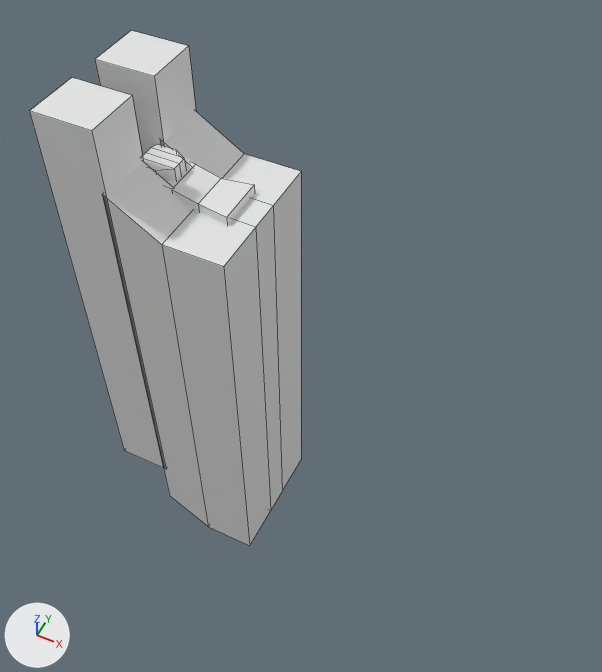
Before and after pictures for a commit that changed the FBX model Assets/Blender/Environments/01-glyph-environment.fbx.
One viewpoint serves both versions: a camera (50 mm lens) standing at (399.0, -513.0, 467.0) and looking at (125.0, 35.0, -218.0). The axes (+X, +Y, +Z) are drawn at lower left. The lights are the same throughout. The picture after the commit comes second. Mesh edges are drawn as thin lines. Vertices at exactly the same position are counted once.

The first picture shows 'GlyphEnvironmentGround.001', 'GlyphEnvironmentGroundB', 'GlyphEnvironmentSpikes'.
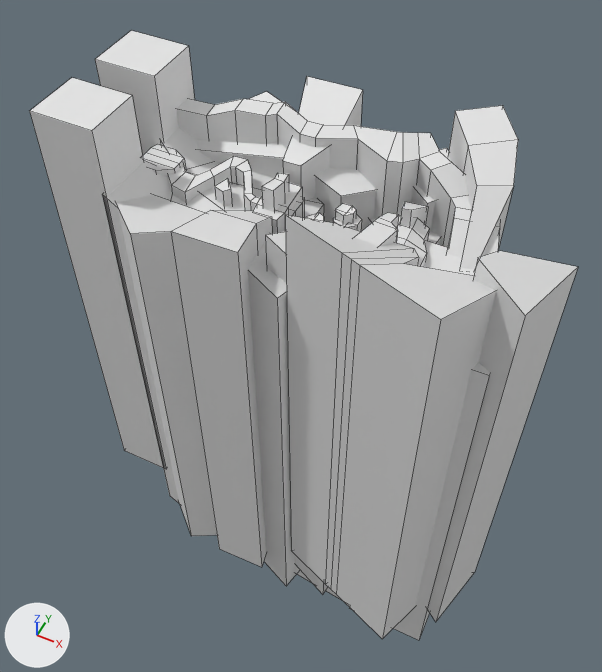
The change, as a list of edits to the scene's bpy script:
```text
Change me_cube_005:
    used by ob_glyphenvironmentspikes; location = (0.0, 0.0, 0.0)
    remove me_cube_005.from_pydata(...)  # 40 vertices, 34 faces; spans x -73.0..105.0, y -75.0..75.0, z -529.0..74.0
    add me_cube_005.from_pydata(...)  # 204 vertices, 168 faces; spans x -73.0..380.0, y -157.0..157.0, z -600.0..86.0
    me_cube_005 part 1
    12 vertices move from x 42.0..105.0, y -75.0..75.0, z -529.0..-29.0 to x 15.0..146.0, y -72.0..72.0, z -529.0..-11.0
    82 vertices are added at x -48.0..380.0, y -157.0..157.0, z -600.0..-414.0
    82 new vertices lie (0.0, 0.0, 500.0) away from vertices in x -48.0..380.0, y -157.0..157.0, z -600.0..-414.0
    134 new faces join them
Change me_cube_004:
    used by ob_glyphenvironmentgroundb; location = (0.0, 0.0, 0.0)
    remove me_cube_004.from_pydata(...)  # 16 vertices, 14 faces; spans x -13.0..81.0, y -26.0..26.0, z -520.0..-9.0
    add me_cube_004.from_pydata(...)  # 250 vertices, 234 faces; spans x -22.0..348.0, y -98.0..107.0, z -522.0..37.0
    me_cube_004 part 2: the whole mesh is rebuilt
```

Boxes [x1, y1, x2, y2] around the edits, measured in the pictures (602 x 672 px):
'GlyphEnvironmentSpikes', reshaped (102% wider, 18% taller)
    before: [30, 30, 301, 546]
    after: [30, 30, 578, 639]
'GlyphEnvironmentGroundB', reshaped
    before: [165, 163, 255, 225]
    after: [168, 99, 500, 640]
part 1 of me_cube_005, built on
    before: [112, 112, 301, 546]
    after: [112, 76, 578, 639]
